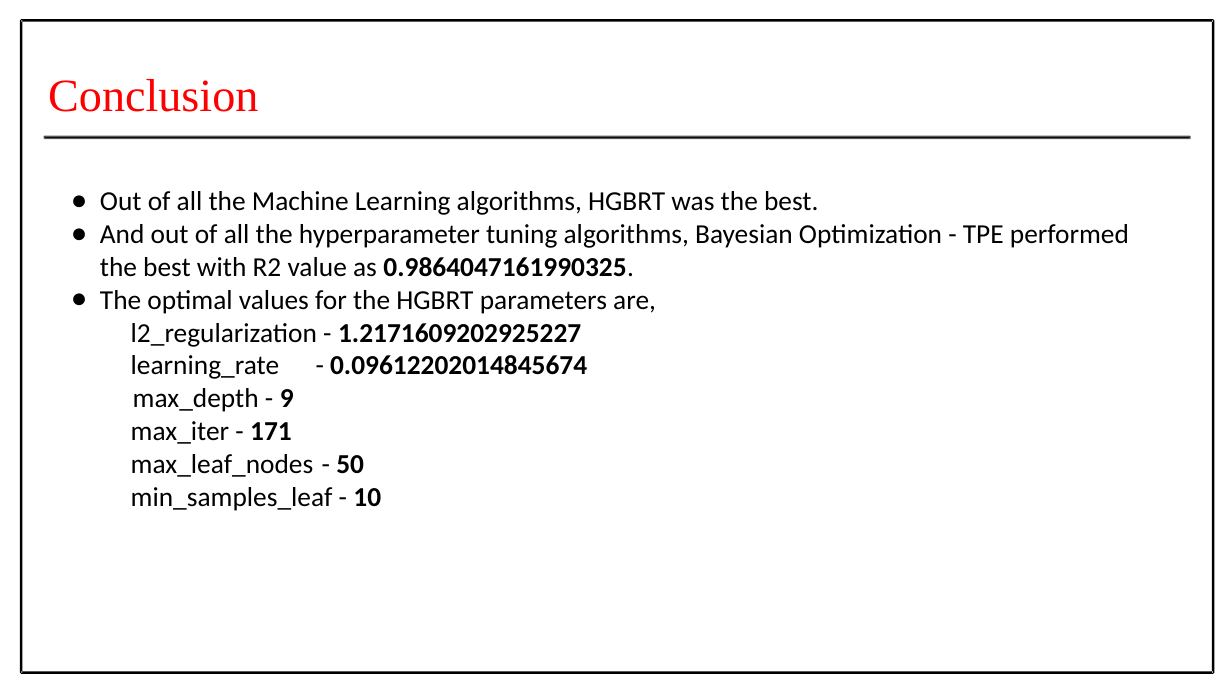
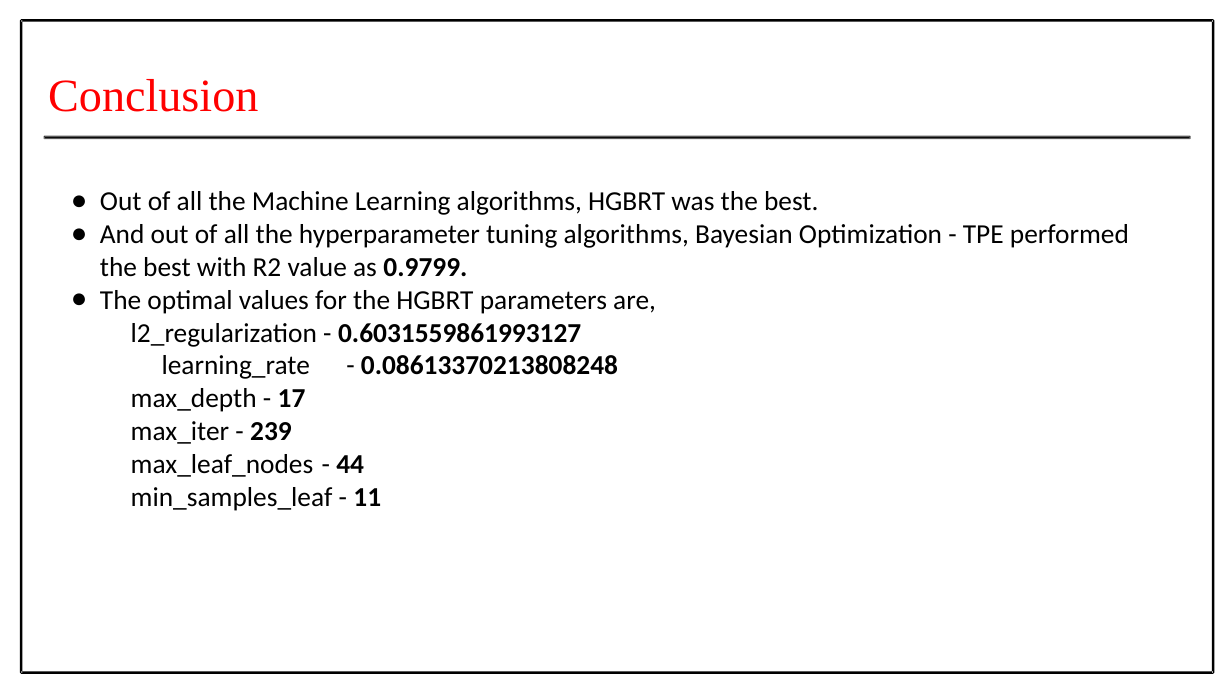
Before and after one commit to Prithiv-vijai/5g_MEC, a slide deck: slide 60 of files/Batch_4 IT-G2 Second Review.pptx (slide 58 before the commit). Drawn at 1232x693 pixels with LibreOffice and Linux fonts; fonts in the diff are those of the drawing. Boxes give left, top, right and bottom in pixels: in the first picture for what was removed or moved away, otherwise in the second. Text is boxed around its words. In the diff, an @@ line names an element or a change of style, - is before the commit and + after.

Commit message:
added ga , ppt updated with best tpe (seed=60)

```diff
--- a/files/Batch_4 IT-G2 Second Review.pptx
+++ b/files/Batch_4 IT-G2 Second Review.pptx
@@ text at [100, 224, 1129, 511]: text changed @@
-● And out of all the hyperparameter tuning algorithms, Bayesian Optimization - TPE performed the best with R2 value as 0.9864047161990325.
-● The optimal values for the HGBRT parameters are,
-  l2_regularization - 1.2171609202925227
-  learning_rate - 0.09612202014845674
-max_depth - 9
-max_iter - 171
-max_leaf_nodes - 50
-min_samples_leaf - 10
+● And out of all the hyperparameter tuning algorithms, Bayesian Optimization - TPE performed the best with R2 value as 0.9799.
+● The optimal values for the HGBRT parameters are,
+  l2_regularization - 0.6031559861993127
+learning_rate - 0.08613370213808248
+max_depth - 17
+max_iter - 239
+max_leaf_nodes - 44
+min_samples_leaf - 11
```
Also in this commit, not shown: 7 other slides changed, 2 slides added, 6 other files.
